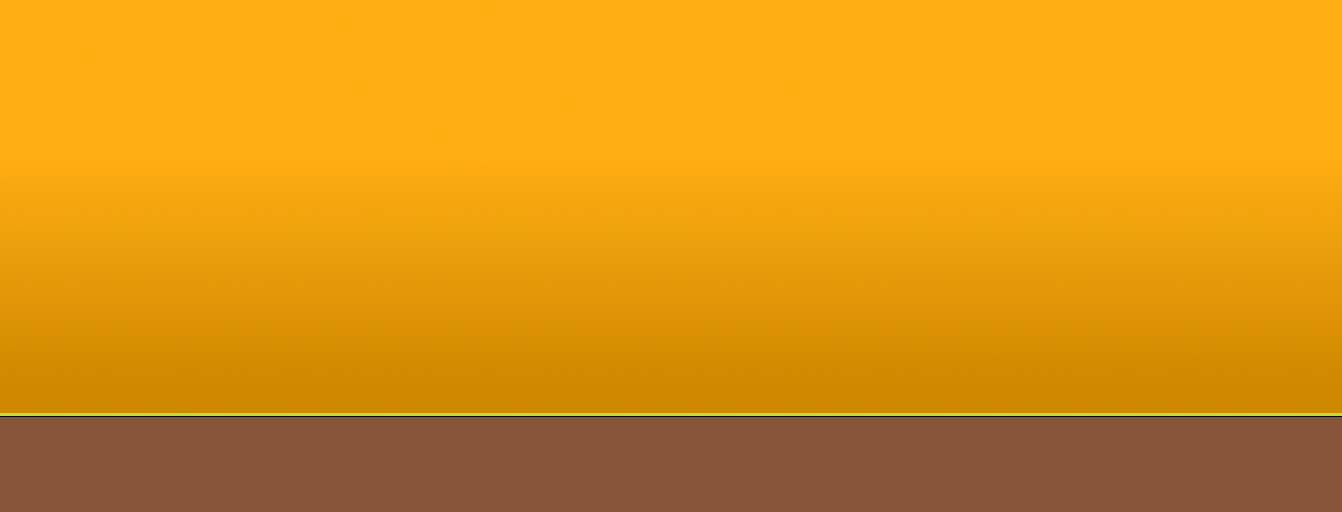
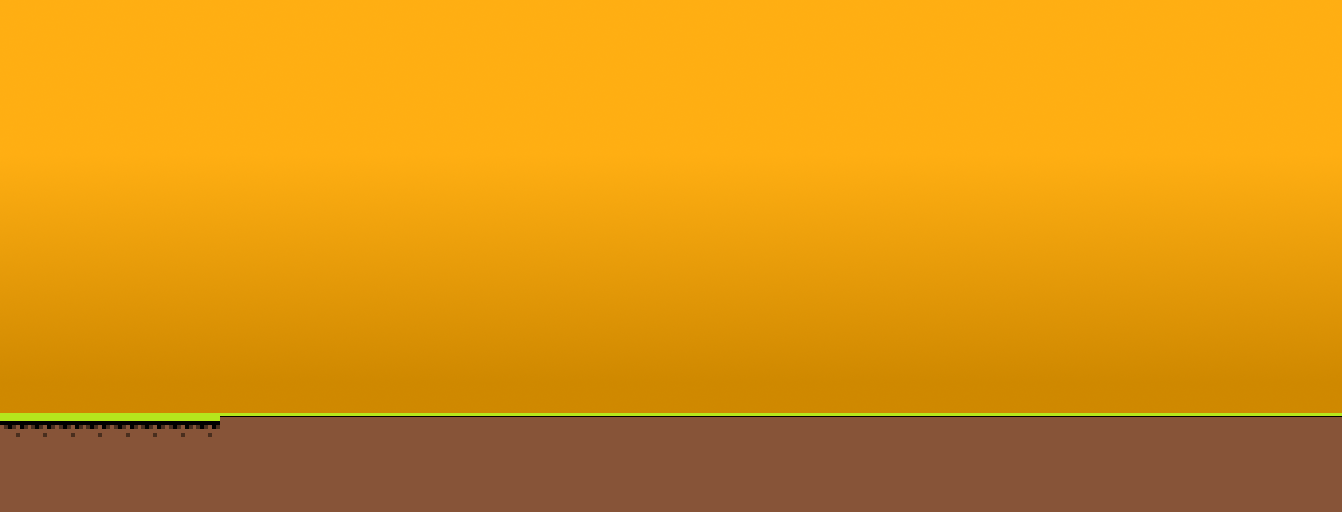
Revision of a layered (1342, 512) image; what changed, layer by layer:
added layer "Camada #2" above "Camada #1" over [0, 416, 110, 437]
added layer "Camada #1" above "Camada #5" over [110, 416, 220, 437]
